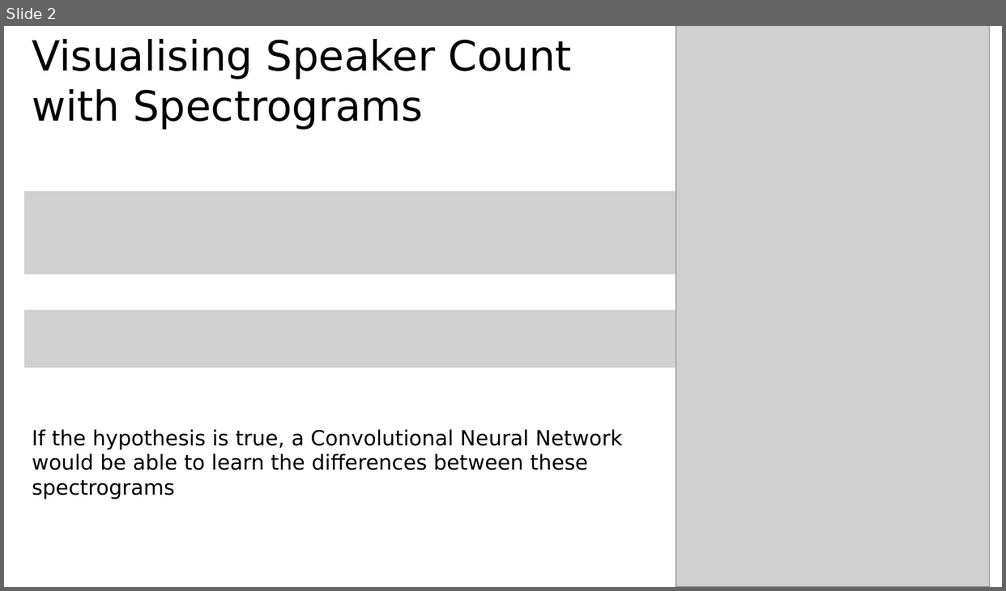
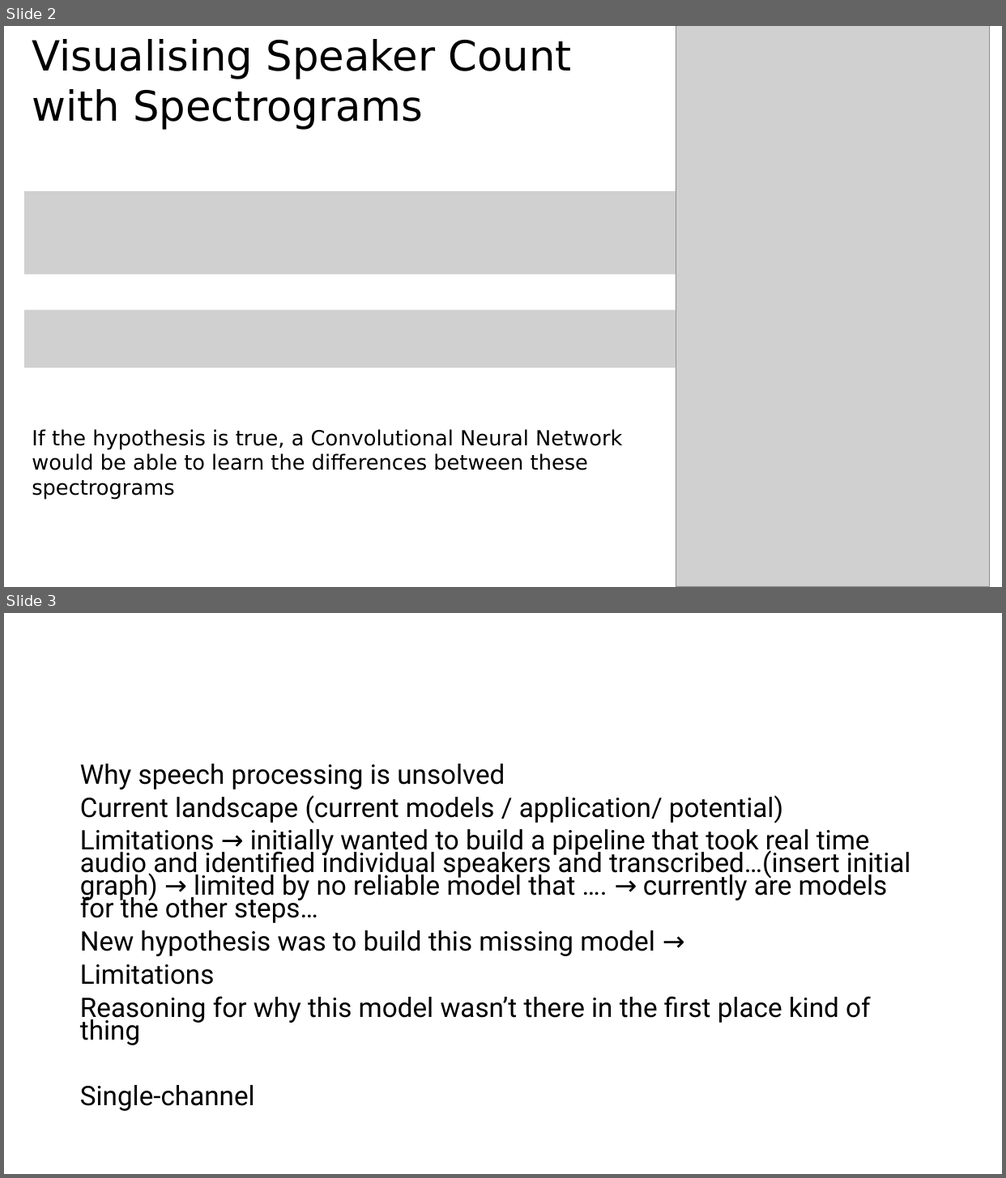
Before and after one commit to connorlyon10/MScProject, a slide deck: Demo.pptx. Shown one above the other, each under a label of ours: slide 2 before the commit, slides 2 and 3 after it. The pictures are 1006x591 and 1006x1178 pixels, drawn with LibreOffice and Linux fonts; fonts in the diff are those of the drawing; grey boxes stand for pictures. Boxes give left, top, right and bottom in pixels: in the first picture for what was removed or moved away, otherwise in the second. Text is boxed around its words. In the diff, an @@ line names an element or a change of style, - is before the commit and + after.

```diff
--- a/Demo.pptx
+++ b/Demo.pptx
@@ slide 3 added at box(4, 613, 1002, 1174), background #FFFFFF @@
@@ text added at box(80, 764, 911, 1111), 25.9 pt, text #000000 @@
+Why speech processing is unsolved
+Current landscape (current models / application/ potential)
+Limitations → initially wanted to build a pipeline that took real time audio and identified individual speakers and transcribed…(insert initial graph) → limited by no reliable model that …. → currently are models for the other steps…
+New hypothesis was to build this missing model →
+Limitations
+Reasoning for why this model wasn’t there in the first place kind of thing
+Single-channel
```
Also in this commit, not shown: 1 other file.
